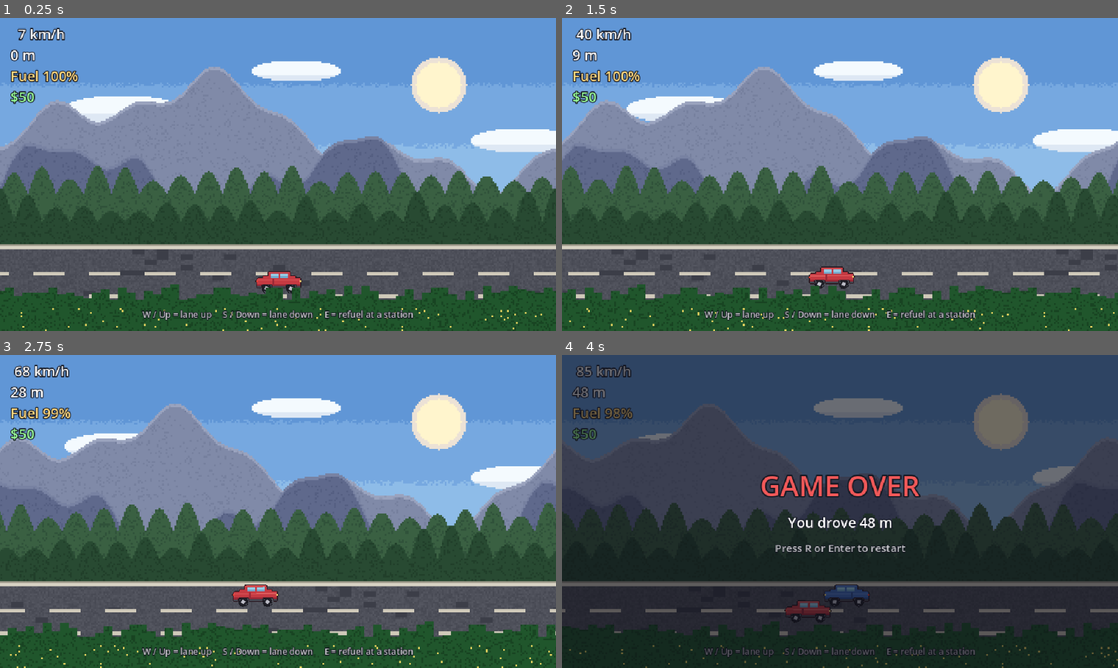
Above: before the commit, frames 1-4 (two rows, left to right).
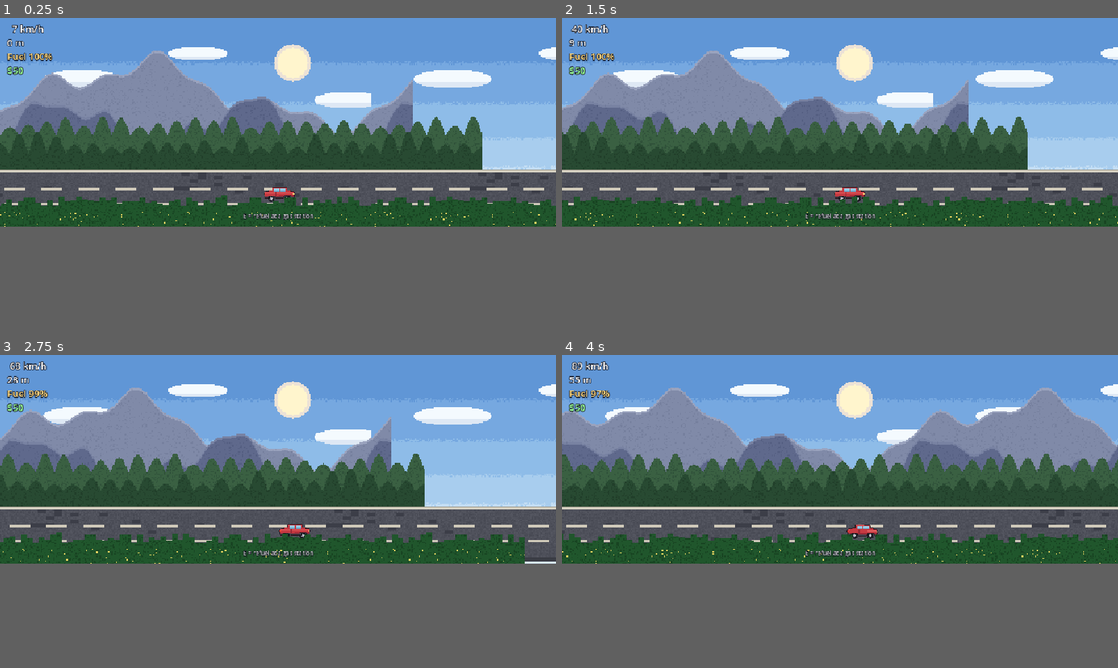
Above: after the commit, the same moments.

Repository: AlEX91udemy/road-trip
Game: Godot game, scene res://scenes/main.tscn
The game is run twice, just before and just after one commit, with the same random seed, the same clock (stepped at 60 frames per second) and the same inputs.
Inputs:
- Up to frame 1 (0.25 s): no input
- Up to frame 2 (1.5 s): hold W (lane_up, bound only before the commit) 0.53-1.28 s; tap E (refuel) at 0.6, 1.35 s; hold S (lane_down, bound only before the commit) from 1.28 s (still down)
- Up to frame 3 (2.75 s): release S (lane_down, bound only before the commit) at 2.03 s; hold W (lane_up, bound only before the commit) from 2.03 s (still down); tap E (refuel) at 2.1 s
- Up to frame 4 (4 s): tap E (refuel) at 2.85, 3.6 s; release W (lane_up, bound only before the commit) at 3.53 s; hold S (lane_down, bound only before the commit) from 3.53 s (still down)
In our replay, the window is 800x450 before the commit and 800x300 after it. These sizes can differ from the game's own. Grey fills any space a smaller window leaves; there, only what the larger window draws over its background counts as a difference.

The runs differ from the first frame. In frame 1, 52% of the frame differs, in the area x 0-100%, y 2-100%; in frame 2, 51%; in frame 3, 51%; in frame 4, 67%, in the area x 0-100%, y 0-100%.

Commit message:
feat: pivot to fuel-survival cruise, remove traffic/lane-switching
Drop the Day-1 dodge-traffic model (LaneSwitchComponent, TrafficManager,
traffic_car scene/sprites, lanes.tres, the crash hitbox and CRASHED end
reason). The car now cruises on its own down a calm highway; fuel is the
only pressure, and an empty tank is the only way a run ends.

- player_car.gd/.tscn: no lane input, no per-frame lane glide/z-index;
  MovementComponent + SwayComponent only.
- game_manager.gd / main.gd / game_over.gd: RunEndReason down to
  OUT_OF_FUEL; wiring simplified to match.
- project.godot: drop lane_up/lane_down input actions, widen the viewport
  for the calmer framing.
- generate_placeholder_art.py: drop the traffic paint-job variants.
- Restored a PresenceArea Area2D on the player (collision_layer 1, no
  mask) after removing the crash Hitbox: the gas station's trigger zone
  depends on layer 1 to detect the player at all, so deleting Hitbox
  outright would have silently broken refueling. Caught in self-review.

Verified: godot --headless --import clean; headless run of main.tscn for
300 frames, no errors; grep across .gd/.tscn confirms no leftover
references to the removed traffic/lane-switch system.

Diff:
--- a/autoload/game_manager.gd
+++ b/autoload/game_manager.gd
@@ -1,11 +1,10 @@
 extends Node
 ## GameManager (autoload) — the only allowed singleton.
 ##
-## Owns run lifecycle and run resources (fuel): a run is active until the
-## player crashes or runs the tank dry, the whole tree pauses on game over,
-## and restart_run reloads the scene for a fresh start. Everything is exposed
-## through signals so no gameplay system ever needs a hard reference to
-## another one.
+## Owns run lifecycle and run resources (fuel, money): a run is active until
+## the tank runs dry, the whole tree pauses on game over, and restart_run
+## reloads the scene for a fresh start. Everything is exposed through signals
+## so no gameplay system ever needs a hard reference to another one.
 
 ## Emitted whenever the fuel level changes. The HUD displays it and the
 ## player car derives its engine power from it.
@@ -15,7 +14,7 @@
 ## The current run just ended. Carries the final distance and why it ended.
 signal run_ended(distance_m: float, reason: RunEndReason)
 
-enum RunEndReason { CRASHED, OUT_OF_FUEL }
+enum RunEndReason { OUT_OF_FUEL }
 
 ## Money the player starts a run with. There is no income — the budget only
 ## shrinks, which is what eventually ends every trip.
--- a/project.godot
+++ b/project.godot
@@ -17,27 +17,15 @@
 
 [display]
 
-window/size/viewport_width=640
+window/size/viewport_width=960
 window/size/viewport_height=360
-window/size/window_width_override=1280
-window/size/window_height_override=720
+window/size/window_width_override=1440
+window/size/window_height_override=540
 window/stretch/mode="canvas_items"
 window/stretch/aspect="keep"
 
 [input]
 
-lane_up={
-"deadzone": 0.5,
-"events": [Object(InputEventKey,"resource_local_to_scene":false,"resource_name":"","device":-1,"window_id":0,"alt_pressed":false,"shift_pressed":false,"ctrl_pressed":false,"meta_pressed":false,"pressed":false,"keycode":0,"physical_keycode":87,"key_label":0,"unicode":119,"location":0,"echo":false,"script":null)
-, Object(InputEventKey,"resource_local_to_scene":false,"resource_name":"","device":-1,"window_id":0,"alt_pressed":false,"shift_pressed":false,"ctrl_pressed":false,"meta_pressed":false,"pressed":false,"keycode":0,"physical_keycode":4194320,"key_label":0,"unicode":0,"location":0,"echo":false,"script":null)
-]
-}
-lane_down={
-"deadzone": 0.5,
-"events": [Object(InputEventKey,"resource_local_to_scene":false,"resource_name":"","device":-1,"window_id":0,"alt_pressed":false,"shift_pressed":false,"ctrl_pressed":false,"meta_pressed":false,"pressed":false,"keycode":0,"physical_keycode":83,"key_label":0,"unicode":115,"location":0,"echo":false,"script":null)
-, Object(InputEventKey,"resource_local_to_scene":false,"resource_name":"","device":-1,"window_id":0,"alt_pressed":false,"shift_pressed":false,"ctrl_pressed":false,"meta_pressed":false,"pressed":false,"keycode":0,"physical_keycode":4194322,"key_label":0,"unicode":0,"location":0,"echo":false,"script":null)
-]
-}
 refuel={
 "deadzone": 0.5,
 "events": [Object(InputEventKey,"resource_local_to_scene":false,"resource_name":"","device":-1,"window_id":0,"alt_press …(192 unchanged characters)…
--- a/resources/lanes.tres
+++ /dev/null
@@ -1,7 +0,0 @@
-[gd_resource type="Resource" script_class="LaneSet" load_steps=2 format=3]
-
-[ext_resource type="Script" path="res://scripts/road/lane_set.gd" id="1_laneset"]
-
-[resource]
-script = ExtResource("1_laneset")
-lane_ys = PackedFloat32Array(290, 317, 344)
--- a/scenes/main.tscn
+++ b/scenes/main.tscn
@@ -11,9 +11,6 @@
 [ext_resource type="PackedScene" path="res://scenes/player_car.tscn" id="9_player"]
 [ext_resource type="Script" path="res://scripts/camera/follow_camera.gd" id="10_camera"]
 [ext_resource type="PackedScene" path="res://ui/hud.tscn" id="11_hud"]
-[ext_resource type="Script" path="res://scripts/traffic/traffic_manager.gd" id="12_trafficmgr"]
-[ext_resource type="PackedScene" path="res://scenes/traffic_car.tscn" id="13_trafficcar"]
-[ext_resource type="Resource" path="res://resources/lanes.tres" id="14_lanes"]
 [ext_resource type="PackedScene" path="res://ui/game_over.tscn" id="15_gameover"]
 [ext_resource type="PackedScene" path="res://scenes/gas_station.tscn" id="16_gasstation"]
 
@@ -28,6 +25,7 @@
 
 [node name="SkyLayer" type="ParallaxLayer" parent="BackgroundParallax"]
 motion_scale = Vector2(0, 0)
+motion_mirroring = Vector2(640, 0)
 
 [node name="Sky" type="Sprite2D" parent="BackgroundParallax/SkyLayer"]
 scale = Vector2(2, 2)
@@ -77,16 +75,6 @@
 script = ExtResource("7_pool")
 scene = ExtResource("8_chunk")
 
-[node name="TrafficManager" type="Node2D" parent="." node_paths=PackedStringArray("pool", "view_anchor")]
-script = ExtResource("12_trafficmgr")
-pool = NodePath("CarPool")
-view_anchor = NodePath("../FollowCamera")
-lanes = ExtResource("14_lanes")
-
-[node name="CarPool" type="Node" parent="TrafficManager"]
-script = ExtResource("7_pool")
-scene = ExtResource("13_trafficcar")
-
 [node name="PlayerCar" parent="." instance=ExtResource("9_player")]
 position = Vector2(0, 317)
 
@@ -94,6 +82,7 @@
 position = Vector2(0, 180)
 script = ExtResource("10_camera")
 target = NodePath("../PlayerCar")
+look_ahead_time = 0.0
 
 [node name="HUD" parent="." instance=ExtResource("11_hud")]
 
--- a/scenes/player_car.tscn
+++ b/scenes/player_car.tscn
@@ -1,21 +1,17 @@
-[gd_scene load_steps=10 format=3]
+[gd_scene load_steps=7 format=3]
 
 [ext_resource type="Script" path="res://scripts/player/player_car.gd" id="1_player"]
 [ext_resource type="Script" path="res://scripts/components/movement_component.gd" id="2_movement"]
 [ext_resource type="Script" path="res://scripts/components/sway_component.gd" id="3_sway"]
 [ext_resource type="Texture2D" path="res://assets/sprites/car_body.png" id="4_body"]
 [ext_resource type="Texture2D" path="res://assets/sprites/car_wheel.png" id="5_wheel"]
-[ext_resource type="Script" path="res://scripts/components/lane_switch_component.gd" id="6_laneswitch"]
-[ext_resource type="Resource" path="res://resources/lanes.tres" id="7_lanes"]
 
-[sub_resource type="RectangleShape2D" id="RectangleShape2D_hitbox"]
+[sub_resource type="RectangleShape2D" id="RectangleShape2D_presence"]
 size = Vector2(48, 20)
 
-[node name="PlayerCar" type="Node2D" node_paths=PackedStringArray("movement", "lane_switch", "hitbox", "front_wheel", "back_wheel")]
+[node name="PlayerCar" type="Node2D" node_paths=PackedStringArray("movement", "front_wheel", "back_wheel")]
 script = ExtResource("1_player")
 movement = NodePath("MovementComponent")
-lane_switch = NodePath("LaneSwitchComponent")
-hitbox = NodePath("Hitbox")
 front_wheel = NodePath("WheelFront")
 back_wheel = NodePath("WheelBack")
 
@@ -31,21 +27,17 @@
 position = Vector2(0, -16)
 texture = ExtResource("4_body")
 
-[node name="Hitbox" type="Area2D" parent="."]
+[node name="PresenceArea" type="Area2D" parent="."]
 collision_layer = 1
-collision_mask = 2
+collision_mask = 0
 
-[node name="CollisionShape2D" type="CollisionShape2D" parent="Hitbox"]
+[node name="CollisionShape2D" type="CollisionShape2D" parent="PresenceArea"]
 position = Vector2(0, -13)
-shape = SubResource("RectangleShape2D_hitbox")
+shape = SubResource("RectangleShape2D_presence")
 
 [node name="MovementComponent" type="Node" parent="."]
 script = ExtResource("2_movement")
 acceleration = 80.0
-
-[node name="LaneSwitchComponent" type="Node" parent="."]
-script = ExtResource("6_laneswitch")
-lanes = ExtResource("7_lanes")
 
 [node name="SwayComponent" type="Node" parent="." node_paths=PackedStringArray("target")]
 script = ExtResource("3_sway")
--- a/scenes/traffic_car.tscn
+++ /dev/null
@@ -1,42 +0,0 @@
-[gd_scene load_steps=8 format=3]
-
-[ext_resource type="Script" path="res://scripts/traffic/traffic_car.gd" id="1_traffic"]
-[ext_resource type="Script" path="res://scripts/components/movement_component.gd" id="2_movement"]
-[ext_resource type="Texture2D" path="res://assets/sprites/traffic_body_blue.png" id="3_blue"]
-[ext_resource type="Texture2D" path="res://assets/sprites/traffic_body_green.png" id="4_green"]
-[ext_resource type="Texture2D" path="res://assets/sprites/traffic_body_sand.png" id="5_sand"]
-[ext_resource type="Texture2D" path="res://assets/sprites/car_wheel.png" id="6_wheel"]
-
-[sub_resource type="RectangleShape2D" id="RectangleShape2D_body"]
-size = Vector2(48, 20)
-
-[node name="TrafficCar" type="Area2D" node_paths=PackedStringArray("movement", "front_wheel", "back_wheel", "body")]
-collision_layer = 2
-collision_mask = 0
-monitoring = false
-script = ExtResource("1_traffic")
-movement = NodePath("MovementComponent")
-front_wheel = NodePath("WheelFront")
-back_wheel = NodePath("WheelBack")
-body = NodePath("Body")
-body_variants = Array[Texture2D]([ExtResource("3_blue"), ExtResource("4_green"), ExtResource("5_sand")])
-
-[node name="WheelBack" type="Sprite2D" parent="."]
-position = Vector2(-14, -6)
-texture = ExtResource("6_wheel")
-
-[node name="WheelFront" type="Sprite2D" parent="."]
-position = Vector2(14, -6)
-texture = ExtResource("6_wheel")
-
-[node name="Body" type="Sprite2D" parent="."]
-position = Vector2(0, -16)
-texture = ExtResource("3_blue")
-flip_h = true
-
-[node name="CollisionShape2D" type="CollisionShape2D" parent="."]
-position = Vector2(0, -13)
-shape = SubResource("RectangleShape2D_body")
-
-[node name="MovementComponent" type="Node" parent="."]
-script = ExtResource("2_movement")
--- a/scripts/components/lane_switch_component.gd
+++ /dev/null
@@ -1,55 +0,0 @@
-class_name LaneSwitchComponent
-extends Node
-## Reusable lane-changing logic: holds a discrete lane index on a LaneSet and
-## eases the owner's Y toward that lane's baseline at a constant speed.
-##
-## Same contract as MovementComponent: knows nothing about input or the scene
-## tree. The owner requests moves (from input today, from AI later) and calls
-## step() from its own _physics_process, applying the returned Y itself.
-
-## Emitted when the *target* lane changes (the glide to it may still be running).
-signal lane_changed(index: int)
-
-## Lane geometry shared with every other lane-aware system.
-@export var lanes: LaneSet
-## Lane the owner starts in (clamped to the LaneSet).
-@export var start_index := 1
-## Vertical glide speed between lanes, in px/s.
-@export var switch_speed := 110.0
-
-## Current target lane index. Read-only for owners; write via move_up/down.
-var lane_index := 0
-
-var _y := 0.0
-
-func _ready() -> void:
-	if lanes == null or lanes.count() == 0:
-		push_error("LaneSwitchComponent needs a LaneSet with at least one lane.")
-		return
-	lane_index = clampi(start_index, 0, lanes.count() - 1)
-	_y = lanes.y_of(lane_index)
-
-
-## Move one lane up (toward the top of the screen). Clamped at the edge.
-func move_up() -> void:
-	_set_lane(lane_index - 1)
-
-
-## Move one lane down (toward the bottom of the screen). Clamped at the edge.
-func move_down() -> void:
-	_set_lane(lane_index + 1)
-
-
-## Advance the glide by delta seconds; returns the Y the owner should be at.
-func step(delta: float) -> float:
-	if lanes != null:
-		_y = move_toward(_y, lanes.y_of(lane_index), switch_speed * delta)
-	return _y
-
-
-func _set_lane(index: int) -> void:
-	var clamped := clampi(index, 0, lanes.count() - 1)
-	if clamped == lane_index:
-		return
-	lane_index = clamped
-	lane_changed.emit(lane_index)
--- a/scripts/main.gd
+++ b/scripts/main.gd
@@ -4,17 +4,16 @@
 ##
 ##   PlayerCar.speed_changed / distance_changed  ──►  HUD
 ##   PlayerCar.distance_changed                  ──►  GameManager (fuel burn)
-##   PlayerCar.crashed / stalled                 ──►  GameManager.end_run
+##   PlayerCar.stalled                           ──►  GameManager.end_run
 ##   GameManager.fuel_changed                    ──►  HUD + PlayerCar power
 ##   GameManager.run_ended                       ──►  GameOverScreen.open
 ##   GameOverScreen.restart_requested            ──►  GameManager.restart_run
 ##   GasStation.refuel_requested                 ──►  GameManager.try_refuel
 ##   GasStation.passed                           ──►  next goal + next station
 ##
-## Camera / RoadManager / TrafficManager targets are plain Node2D refs set in
-## the scene. Player never references TrafficManager; TrafficManager never
-## references the HUD. Swapping any single system means re-wiring only this
-## file / scene.
+## Camera / RoadManager targets are plain Node2D refs set in the scene.
+## The player never references the road; managers never reference the HUD.
+## Swapping any single system means re-wiring only this file / scene.
 
 @export var player: PlayerCar
 @export var hud: Hud
@@ -41,8 +40,7 @@
 	player.distance_changed.connect(GameManager.report_distance)
 	GameManager.fuel_changed.connect(player.set_fuel)
 
-	# Run end (crash or dry tank) -> game over screen -> restart, signals only.
-	player.crashed.connect(_on_player_crashed)
+	# Run end (dry tank) -> game over screen -> restart, signals only.
 	player.stalled.connect(_on_player_stalled)
 	GameManager.run_ended.connect(game_over.open)
 	game_over.restart_requested.connect(GameManager.restart_run)
@@ -78,10 +76,6 @@
 	_spawn_station()
 
 
-func _on_player_crashed() -> void:
+func _on_player_stalled() -> void:
 	# The player only announces what happened; consequences are decided here.
-	GameManager.end_run(player.distance_m, GameManager.RunEndReason.CRASHED)
-
-
-func _on_player_stalled() -> void:
 	GameManager.end_run(player.distance_m, GameManager.RunEndReason.OUT_OF_FUEL)
--- a/scripts/player/player_car.gd
+++ b/scripts/player/player_car.gd
@@ -1,37 +1,30 @@
 class_name PlayerCar
 extends Node2D
 ## The player's car. Composed from small, replaceable components:
-##  - MovementComponent   — speed simulation (also used by traffic cars)
-##  - LaneSwitchComponent — discrete lane position + smooth glide between lanes
-##  - SwayComponent       — cosmetic body bob/tilt (wired to movement via
-##                          signal inside player_car.tscn)
+##  - MovementComponent — speed simulation (throttle -> smooth px/s)
+##  - SwayComponent     — cosmetic body bob/tilt (wired to movement via
+##                        signal inside player_car.tscn)
 ##
-## Day 1 driving model: the throttle is always fully open, so speed builds up
-## gradually on its own (MovementComponent's torque falloff shapes the ramp);
-## the player's only control is switching lanes to dodge oncoming traffic.
+## Keep-Driving-style driving model: the car cruises on its own along a calm
+## highway — the framing keeps it visually still while the world slides past.
+## There is nothing to dodge; fuel is the pressure. Low fuel starves the
+## engine (power fades), an empty tank rolls the car to a stop.
 ##
-## This script only: reads input, applies the resulting motion, spins the
-## wheels, reports collisions and broadcasts telemetry. It knows NOTHING about
-## the road, the traffic manager, the camera or the HUD — the Main scene wires
-## those up through signals, so any of them can be swapped without touching
-## this file.
+## This script only: applies motion, spins the wheels and broadcasts
+## telemetry. It knows NOTHING about the road, the camera or the HUD — the
+## Main scene wires those up through signals, so any of them can be swapped
+## without touching this file.
 
 ## Current speed for display, in km/h. Connected to the HUD by Main.
 signal speed_changed(speed_kmh: float)
 ## Total distance travelled, in meters. Connected to the HUD by Main.
 signal distance_changed(distance_m: float)
-## The car hit something lethal (oncoming traffic). Emitted exactly once.
-signal crashed
 ## The engine died (no fuel) and the car has rolled to a complete stop.
 ## Emitted exactly once.
 signal stalled
 
 ## The drivetrain component driving this car.
 @export var movement: MovementComponent
-## Lane logic component; owns which lane we are in and the glide between them.
-@export var lane_switch: LaneSwitchComponent
-## Area overlapping oncoming traffic; its area_entered means a crash.
-@export var hitbox: Area2D
 ## Wheel sprites, rotated visually according to speed.
 @export var front_wheel: Sprite2D
 @export var back_wheel: Sprite2D
@@ -44,9 +37,6 @@
 ## fades linearly from here down to a dead stop at 0%.
 @export var low_fuel_threshold := 15.0
 
-const ACTION_LANE_UP := "lane_up"
-const ACTION_LANE_DOWN := "lane_down"
-
 ## Total distance travelled so far, in meters. Read-only telemetry.
 var distance_m: float:
 	get:
@@ -55,34 +45,19 @@
 var _distance_m := 0.0
 var _last_speed_kmh := -1.0
 var _last_distance_m := -1.0
-var _crashed := false
 var _stalled := false
 
-func _ready() -> void:
-	if hitbox != null:
-		hitbox.area_entered.connect(_on_hitbox_area_entered)
-
-
 func _physics_process(delta: float) -> void:
-	if movement == null or _crashed:
+	if movement == null:
 		return
 
-	if Input.is_action_just_pressed(ACTION_LANE_UP):
-		lane_switch.move_up()
-	if Input.is_action_just_pressed(ACTION_LANE_DOWN):
-		lane_switch.move_down()
-
-	# Throttle is always fully open on Day 1 — speed ramps up by itself.
+	# Cruise: the throttle stays open, MovementComponent shapes the ramp.
 	movement.set_throttle(1.0)
 	var speed_px := movement.step(delta)
 
 	# Move the car through the world; everything else (camera, road, parallax)
 	# reacts to that on its own.
 	position.x += speed_px * delta
-	position.y = lane_switch.step(delta)
-	# Lower lanes are closer to the viewer, so draw over cars in upper lanes.
-	z_index = int(position.y)
-
 	_distance_m += speed_px * delta / pixels_per_meter
 	_spin_wheels(speed_px, delta)
 	_emit_telemetry(speed_px)
@@ -116,10 +91,3 @@
 	if _distance_m - _last_distance_m >= 1.0:
 		_last_distance_m = _distance_m
 		distance_changed.emit(_distance_m)
-
-
-func _on_hitbox_area_entered(_area: Area2D) -> void:
-	if _crashed:
-		return
-	_crashed = true
-	crashed.emit()
--- a/scripts/road/lane_set.gd
+++ /dev/null
@@ -1,20 +0,0 @@
-class_name LaneSet
-extends Resource
-## The single source of truth for the road's driving lanes.
-##
-## Shared as one .tres by everything lane-aware (player lane switching,
-## traffic spawning), so lane geometry can never drift apart between systems.
-## Values are world-space Y baselines — the line a car's wheels sit on —
-## ordered top (far) to bottom (near). They match the lane separators drawn
-## into road.png by tools/generate_placeholder_art.py.
-
-## Wheel-contact Y for each lane, topmost lane first.
-@export var lane_ys := PackedFloat32Array([290.0, 317.0, 344.0])
-
-func count() -> int:
-	return lane_ys.size()
-
-
-## Baseline Y of a lane; index is clamped so callers can't escape the road.
-func y_of(index: int) -> float:
-	return lane_ys[clampi(index, 0, lane_ys.size() - 1)]
--- a/scripts/traffic/traffic_car.gd
+++ /dev/null
@@ -1,54 +0,0 @@
-class_name TrafficCar
-extends Area2D
-## One oncoming vehicle. Dumb by design, like RoadChunk: it drives left at a
-## cruise speed assigned on spawn and renders itself; TrafficManager owns
-## spawning, pooling and despawning. Collision is one-way — the player's
-## hitbox monitors this Area2D (layer "traffic"), so this script never needs
-## to know the player exists.
-##
-## Reuses MovementComponent as its drivetrain (the Day 2 extension point the
-## component was built for): spawn pre-sets speed = max_speed = cruise, so the
-## car enters the screen already at cruising pace and holds it.
-
-## The drivetrain component, same one the player uses.
-@export var movement: MovementComponent
-## Wheel sprites, spun according to speed (negative: the car drives left).
-@export var front_wheel: Sprite2D
-@export var back_wheel: Sprite2D
-## Body sprite; its texture is re-rolled from body_variants on every spawn.
-@export var body: Sprite2D
-## Paint jobs to pick from (generated traffic_body_*.png textures).
-@export var body_variants: Array[Texture2D] = []
-## Visual wheel radius in pixels (used to convert speed into spin rate).
-@export var wheel_radius_px := 6.0
-
-## Lane this car occupies; TrafficManager uses it for fair spawn spacing.
-var lane_index := -1
-
-## Called by TrafficManager every time this car (re-)enters the world.
-func setup(lane: int, lane_y: float, spawn_x: float, cruise_speed: float) -> void:
-	lane_index = lane
-	position = Vector2(spawn_x, lane_y)
-	# Lower lanes are closer to the viewer, so draw over cars in upper lanes.
-	z_index = int(lane_y)
-	movement.max_speed = cruise_speed
-	movement.speed = cruise_speed  # already cruising when it enters the screen
-	movement.set_throttle(1.0)
-	if not body_variants.is_empty():
-		body.texture = body_variants.pick_random()
-
-
-func _physics_process(delta: float) -> void:
-	if movement == null:
-		return
-	var speed_px := movement.step(delta)
-	# Oncoming lane: world-left, toward the player.
-	position.x -= speed_px * delta
-	_spin_wheels(-speed_px, delta)
-
-
-func _spin_wheels(speed_px: float, delta: float) -> void:
-	var spin := (speed_px / wheel_radius_px) * delta  # radians: v = ω·r
-	for wheel in [front_wheel, back_wheel]:
-		if wheel != null:
-			wheel.rotation += spin
--- a/scripts/traffic/traffic_manager.gd
+++ /dev/null
@@ -1,83 +0,0 @@
-class_name TrafficManager
-extends Node2D
-## Spawns oncoming TrafficCars ahead of the view and recycles them once they
-## have driven past, mirroring RoadManager's design: it watches a generic
-## "view anchor" (the camera), takes instances from a NodePool child, and
-## never talks to the player or the HUD. Collisions are the player's problem;
-## this system only places cars on lanes.
-##
-## Fairness rule: a spawn is skipped unless it would leave at least one lane
-## free within clear_gap of the spawn point, so an undodgeable wall of cars
-## can never appear (assuming similar cruise speeds, which Day 1 traffic has).
-
-## Pool providing TrafficCar instances (child node; owns the car scene).
-@export var pool: NodePool
-## The node whose x-position drives spawning — typically the active Camera2D.
-@export var view_anchor: Node2D
-## Lane geometry shared with the player via the same LaneSet resource.
-@export var lanes: LaneSet
-## How far ahead of the anchor new cars appear, in pixels (off-screen right).
-@export var spawn_ahead := 900.0
-## How far behind the anchor passed cars are recycled, in pixels.
-@export var despawn_behind := 700.0
-## Seconds between spawn attempts, re-rolled in this range every attempt.
-@export var spawn_interval_min := 0.8
-@export var spawn_interval_max := 1.8
-## Cruise speed range for spawned cars, in px/s.
-@export var cruise_speed_min := 130.0
-@export var cruise_speed_max := 220.0
-## Window around the spawn point that must keep at least one free lane, px.
-@export var clear_gap := 280.0
-
-var _active: Array[TrafficCar] = []
-var _cooldown := 1.0  # small grace period before the first car appears
-
-func _physics_process(delta: float) -> void:
-	if view_anchor == null or pool == null or lanes == null:
-		return
-	var anchor_x := to_local(view_anchor.global_position).x
-
-	_despawn_passed(anchor_x)
-
-	_cooldown -= delta
-	if _cooldown <= 0.0:
-		_cooldown = randf_range(spawn_interval_min, spawn_interval_max)
-		_try_spawn(anchor_x + spawn_ahead)
-
-
-func _try_spawn(spawn_x: float) -> void:
-	var lane := _pick_fair_lane(spawn_x)
-	if lane < 0:
-		return  # skipping keeps the road dodgeable; next attempt re-rolls
-	var car := pool.acquire() as TrafficCar
-	add_child(car)
-	car.setup(lane, lanes.y_of(lane), spawn_x, randf_range(cruise_speed_min, cruise_speed_max))
-	_active.push_back(car)
-
-
-## Picks a random lane among those free around spawn_x — but only if the spawn
-## would still leave another lane free, otherwise returns -1 (skip).
-func _pick_fair_lane(spawn_x: float) -> int:
-	var free_lanes: Array[int] = []
-	for lane in lanes.count():
-		if _lane_is_clear(lane, spawn_x):
-			free_lanes.push_back(lane)
-	if free_lanes.size() <= 1:
-		return -1
-	return free_lanes.pick_random()
-
-
-func _lane_is_clear(lane: int, spawn_x: float) -> bool:
-	for car in _active:
-		if car.lane_index == lane and absf(car.position.x - spawn_x) < clear_gap:
-			return false
-	return true
-
-
-func _despawn_passed(anchor_x: float) -> void:
-	# Iterate backwards so releasing while iterating stays safe.
-	for i in range(_active.size() - 1, -1, -1):
-		var car := _active[i]
-		if car.position.x < anchor_x - despawn_behind:
-			_active.remove_at(i)
-			pool.release(car)
--- a/ui/game_over.gd
+++ b/ui/game_over.gd
@@ -22,8 +22,11 @@
 ## Called by Main (via GameManager.run_ended) with the final run distance
 ## and the reason the run ended, which picks the headline.
 func open(distance_m: float, reason: GameManager.RunEndReason) -> void:
-	title_label.text = "OUT OF FUEL" if reason == GameManager.RunEndReason.OUT_OF_FUEL \
-			else "GAME OVER"
+	match reason:
+		GameManager.RunEndReason.OUT_OF_FUEL:
+			title_label.text = "OUT OF FUEL"
+		_:
+			title_label.text = "GAME OVER"
 	distance_label.text = "You drove %s" % UiFormat.distance_text(distance_m)
 	visible = true
 
--- a/ui/hud.tscn
+++ b/ui/hud.tscn
@@ -73,5 +73,5 @@
 theme_override_colors/font_outline_color = Color(0.08, 0.09, 0.13, 1)
 theme_override_constants/outline_size = 3
 theme_override_font_sizes/font_size = 10
-text = "W / Up = lane up     S / Down = lane down     E = refuel at a station"
+text = "E = refuel at a gas station"
 horizontal_alignment = 1
Binary file removed: assets/sprites/traffic_body_blue.png
Not shown, removed: assets/sprites/traffic_body_blue.png.import
Binary file removed: assets/sprites/traffic_body_green.png
Not shown, removed: assets/sprites/traffic_body_green.png.import
Binary file removed: assets/sprites/traffic_body_sand.png
Not shown, removed: assets/sprites/traffic_body_sand.png.import
Not shown: 1 places in scenes/main.tscn that only renumber resources
Not shown, removed: scripts/components/lane_switch_component.gd.uid
Not shown, removed: scripts/road/lane_set.gd.uid
Not shown, removed: scripts/traffic/traffic_car.gd.uid
Not shown, removed: scripts/traffic/traffic_manager.gd.uid
